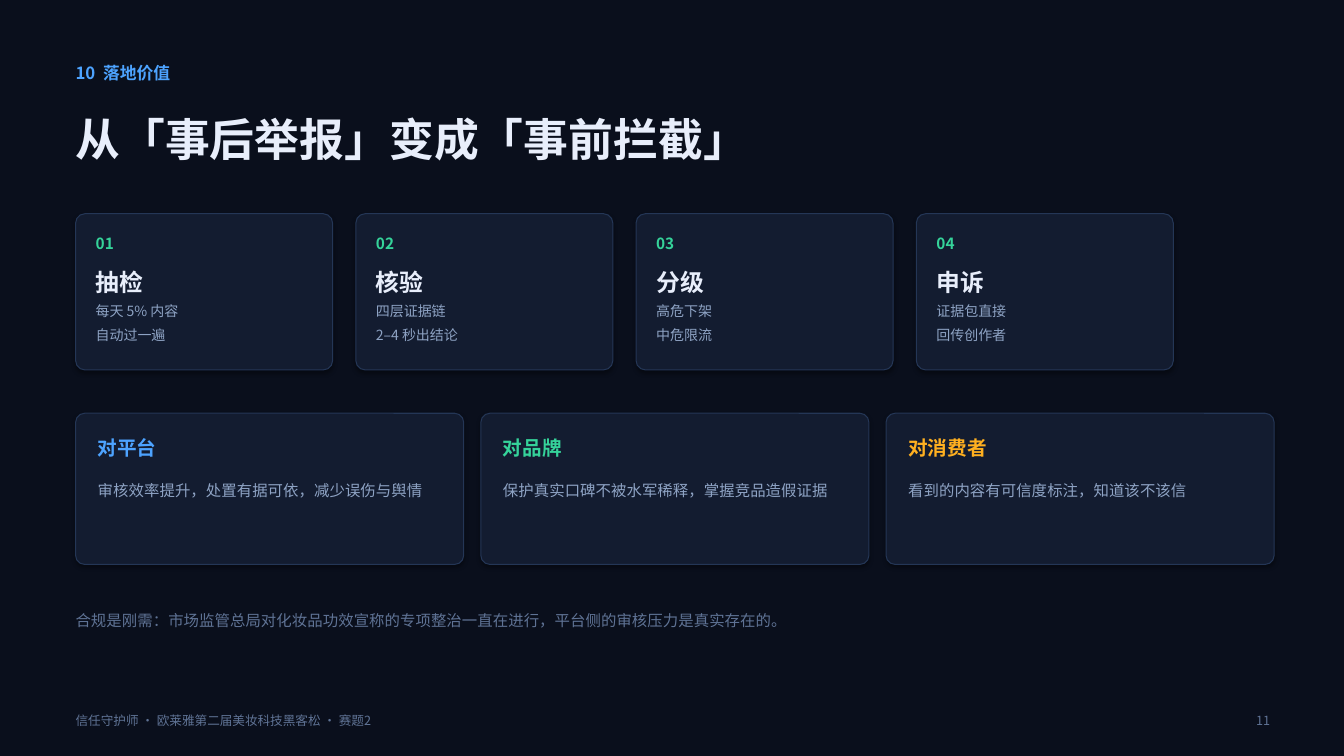
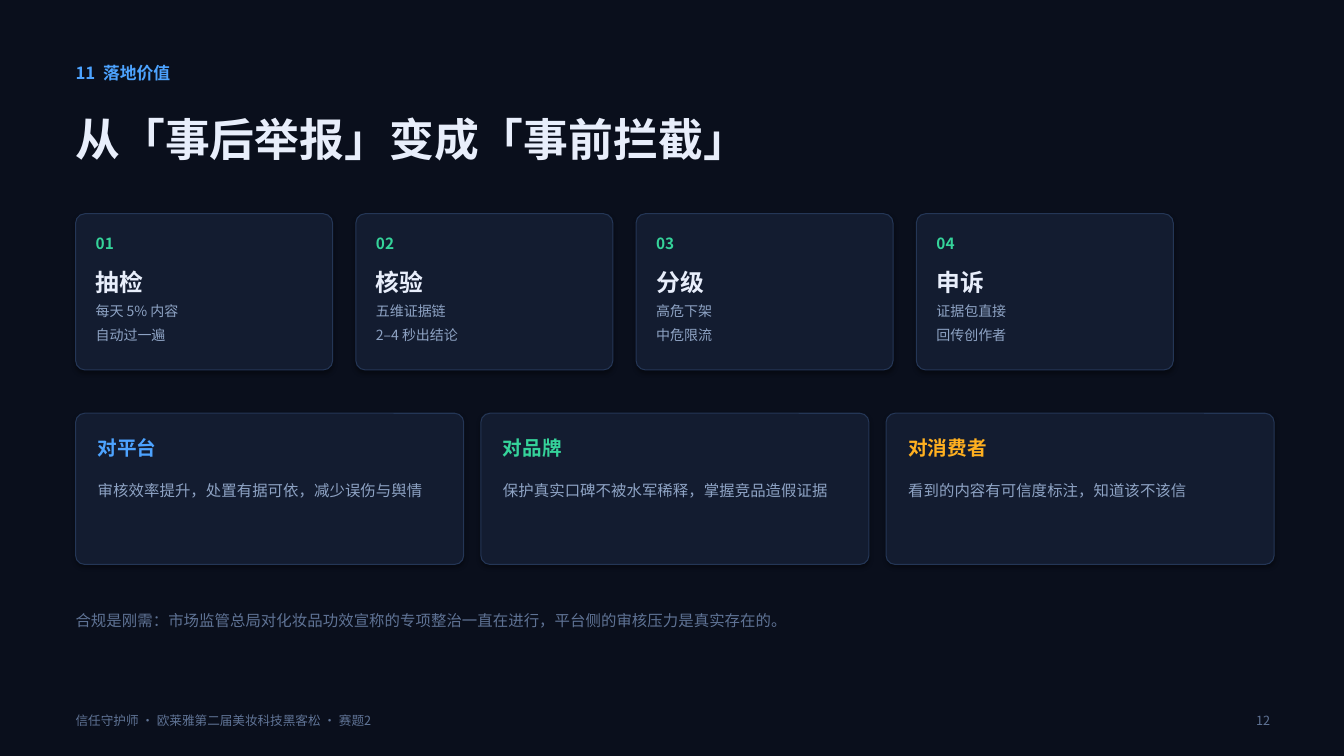
Before and after one commit to lulu520-1314/trust-shield, a slide deck: slide 12 of deliverables/信任守护师_赛题2_初赛PPT.pptx (slide 11 before the commit). Drawn at 1344x756 pixels with LibreOffice and Linux fonts; fonts in the diff are those of the drawing. Boxes give left, top, right and bottom in pixels: in the first picture for what was removed or moved away, otherwise in the second. Text is boxed around its words. In the diff, an @@ line names an element or a change of style, - is before the commit and + after.

Commit message:
docs: PPT 修正四层表述、新增测试数据包页

```diff
--- a/deliverables/信任守护师_赛题2_初赛PPT.pptx
+++ b/deliverables/信任守护师_赛题2_初赛PPT.pptx
@@ text at (76,65,170,81): text changed @@
-10 落地价值
+11 落地价值
@@ text at (376,304,458,341): text changed @@
-四层证据链
-2–4 秒出结论
+五维证据链
+2–4 秒出结论
@@ text at (1256,715,1270,725): text changed @@
-11
+12
```
Also in this commit, not shown: 5 other slides changed, 1 slide added, 3 other files.
